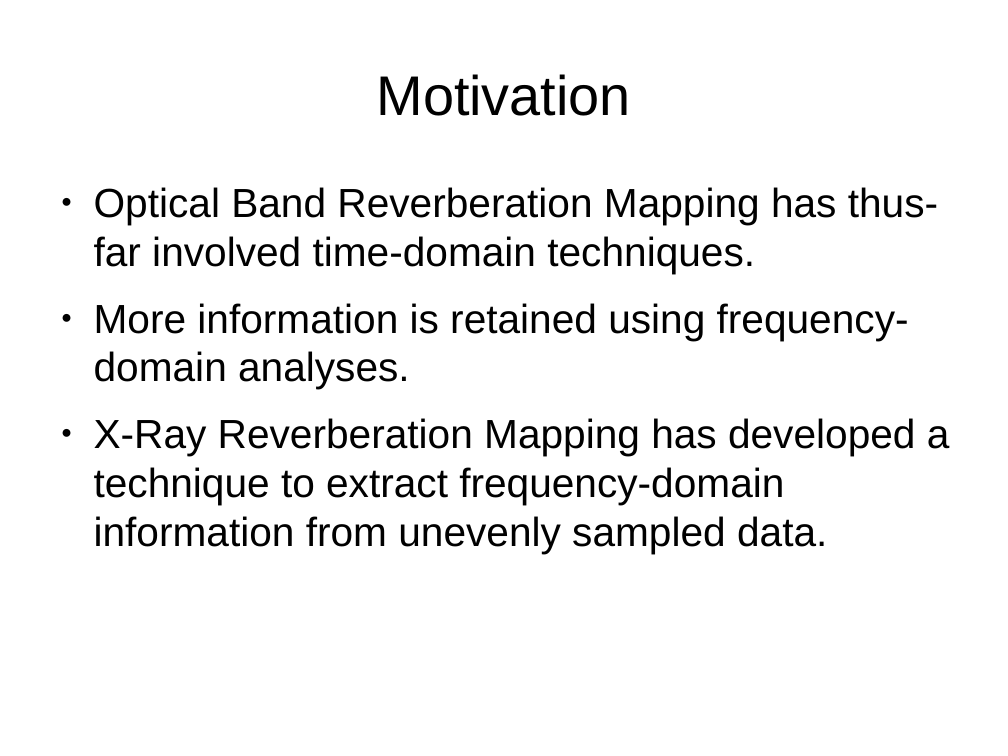
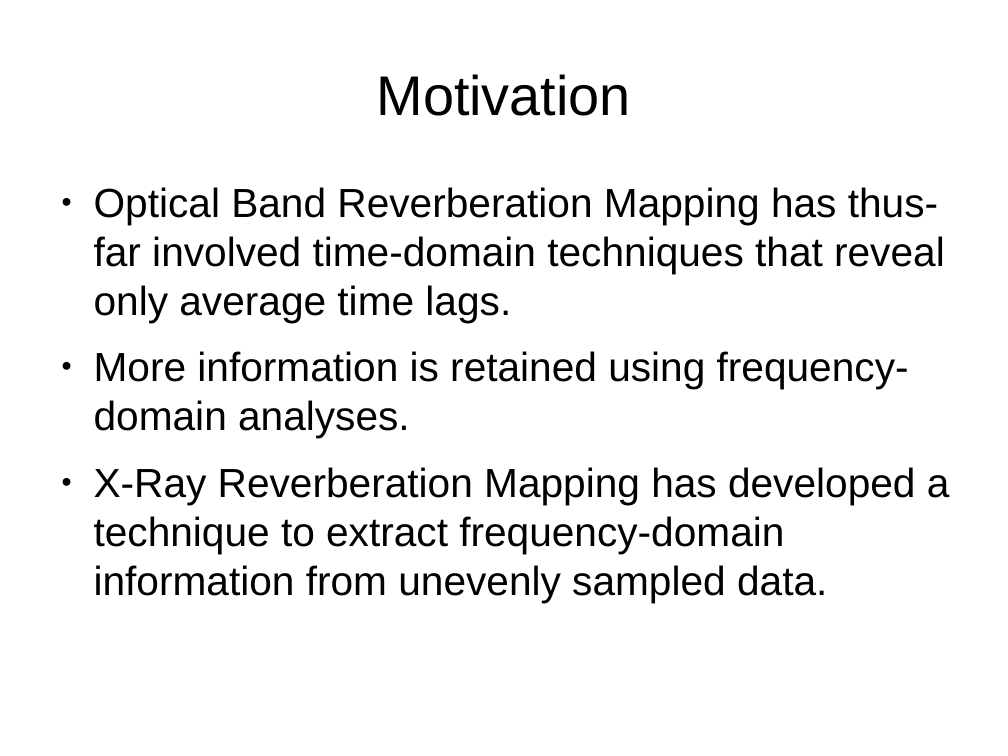
Before and after one commit to othocaes/fourier-agn, a slide deck: slide 8 of pres/final/final.odp (slide 7 before the commit). Drawn at 1008x756 pixels with LibreOffice and Linux fonts; fonts in the diff are those of the drawing. Boxes give left, top, right and bottom in pixels: in the first picture for what was removed or moved away, otherwise in the second. Text is boxed around its words. In the diff, an @@ line names an element or a change of style, - is before the commit and + after.

```diff
--- a/pres/final/final.odp
+++ b/pres/final/final.odp
@@ text at <box>94,187,945,322</box>: text changed @@
-● Optical Band Reverberation Mapping has thus-far involved time-domain techniques.
+● Optical Band Reverberation Mapping has thus-far involved time-domain techniques that reveal only average time lags.
```
Also in this commit, not shown: 2 other slides changed, 1 slide added, 1 other file.
